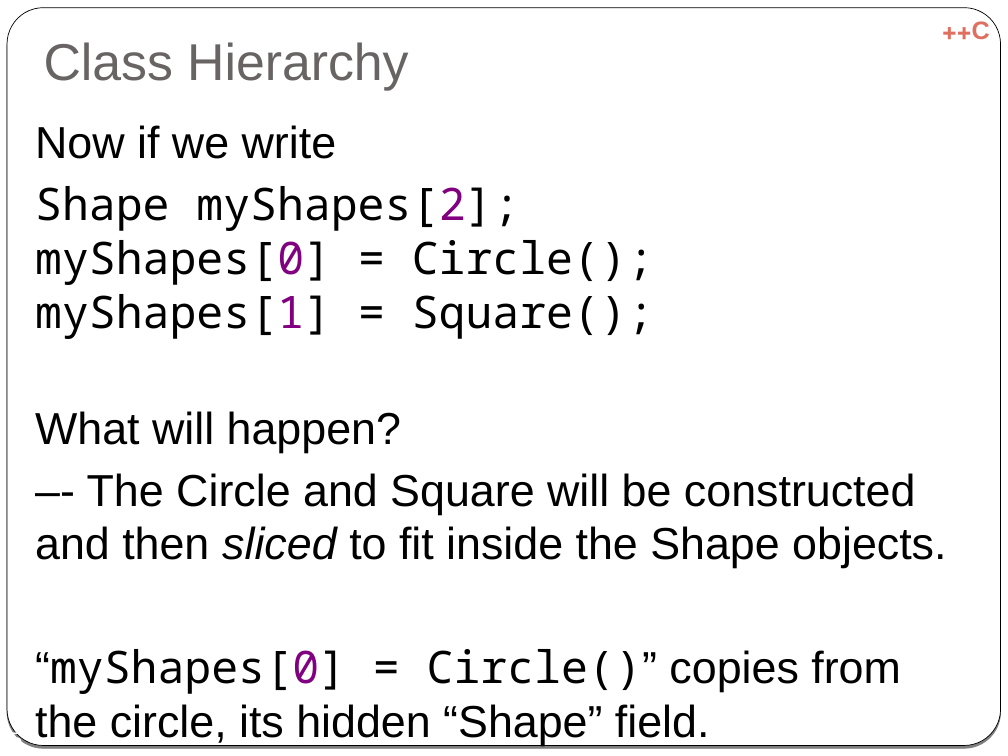
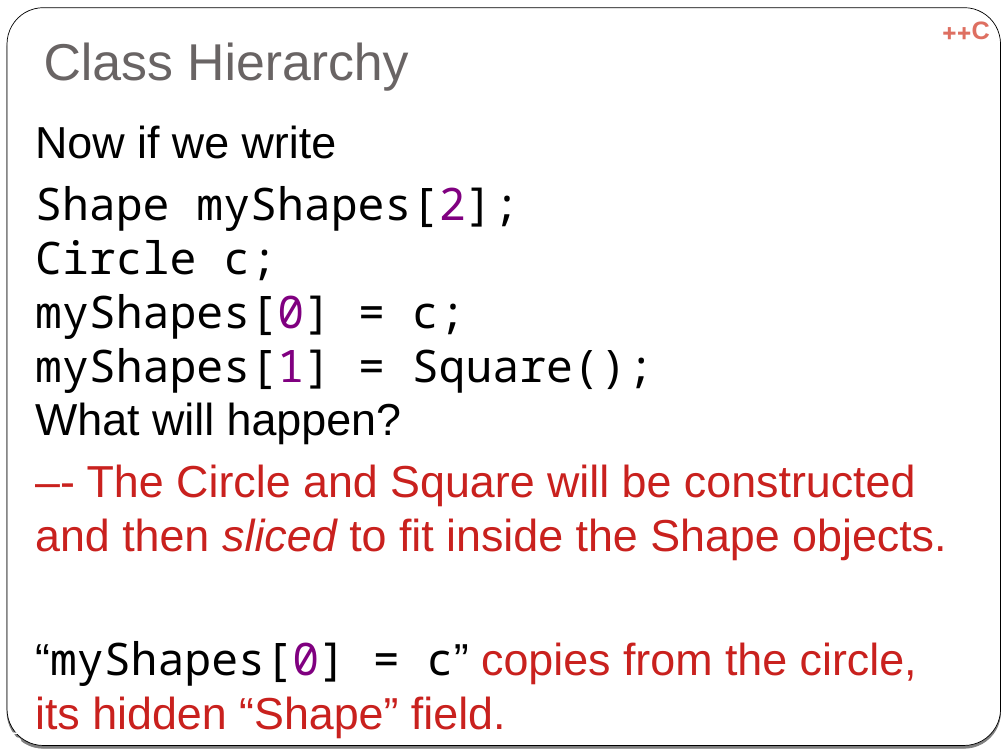
Before and after one commit to cpp-at-ariel/cpp-5781, a slide deck: slide 5 of 06-inheritance/slides-virtual.odp. Drawn at 1008x756 pixels with LibreOffice and Linux fonts; fonts in the diff are those of the drawing. Boxes give left, top, right and bottom in pixels: in the first picture for what was removed or moved away, otherwise in the second. Text is boxed around its words. In the diff, an @@ line names an element or a change of style, - is before the commit and + after.

```diff
--- a/06-inheritance/slides-virtual.odp
+++ b/06-inheritance/slides-virtual.odp
@@ text at [35, 186, 654, 444]: text changed @@
-Shape myShapes[2];
-myShapes[0] = Circle();
-myShapes[1] = Square();
-What will happen?
+Shape myShapes[2];
+Circle c;
+myShapes[0] = c;
+myShapes[1] = Square();
+What will happen?
@@ text at [35, 464, 946, 560]: text colour #000000 to #C9211E in "–- The Circle and Square will be ..." @@
@@ text at [35, 641, 917, 738]: text changed; text colour #000000 to #C9211E @@
-“myShapes[0] = Circle()” copies from the circle, its hidden “Shape” field.
+“myShapes[0] = c” copies from the circle, its hidden “Shape” field.
```
Also in this commit, not shown: 10 other slides changed, 9 slides removed, 7 other files.
